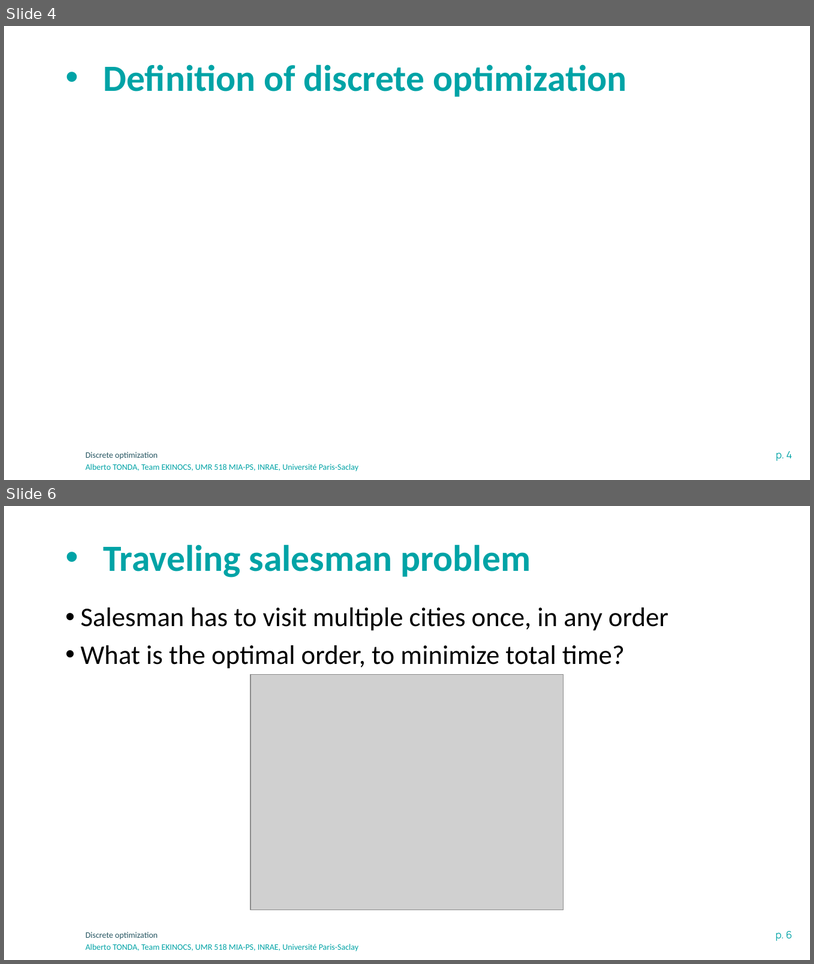
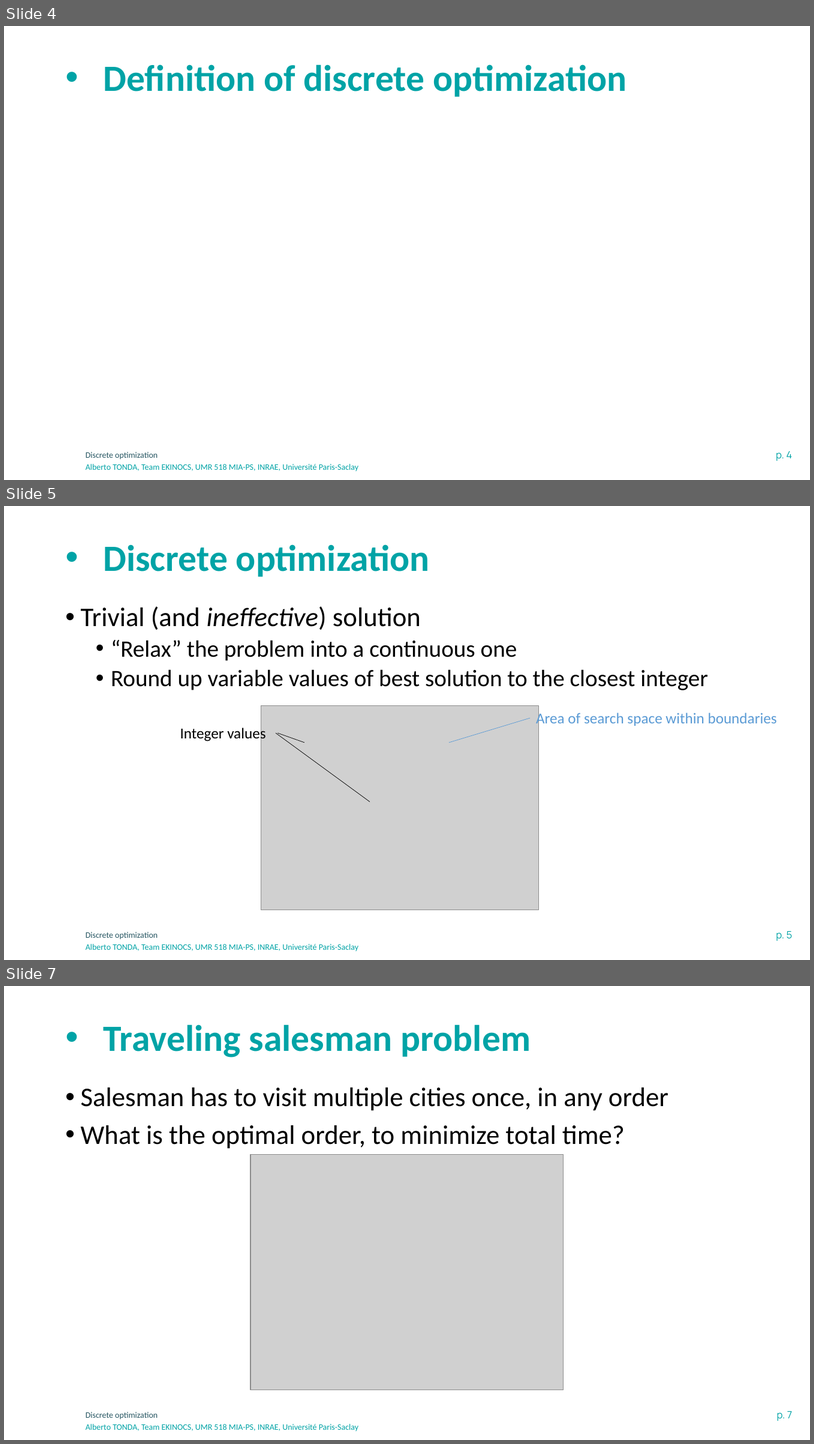
Before and after one commit to albertotonda/teaching, a slide deck: optimization-methods-for-artificial-intelligence/optimization-discrete.pptx. Shown one above the other, each under a label of ours: slides 4 and 6 before the commit, slides 4, 5 and 7 after it; the slides between them are not shown. The pictures are 814x964 and 814x1444 pixels, drawn with LibreOffice and Linux fonts; fonts in the diff are those of the drawing; grey boxes stand for pictures; background and template pictures are left out. Boxes give left, top, right and bottom in pixels: in the first picture for what was removed or moved away, otherwise in the second. Text is boxed around its words. In the diff, an @@ line names an element or a change of style, - is before the commit and + after.

```diff
--- a/optimization-methods-for-artificial-intelligence/optimization-discrete.pptx
+++ b/optimization-methods-for-artificial-intelligence/optimization-discrete.pptx
@@ slide 5 added at [4,506,810,960], background #FFFFFF; not listed: 3 template elements that a slide beside it also shows @@
@@ title added at [103,544,430,577], 44 pt, text #00A3A6, bold @@
+• Discrete optimization
@@ text added at [81,606,708,690], 28 pt, text #000000 @@
+• Trivial (and ineffective) solution
+  • “Relax” the problem into a continuous one
+  • Round up variable values of best solution to the closest integer
@@ picture added at [261,706,539,910] @@
@@ line added from (530, 718) to (449, 742), #5B9BD5 0.5 pt @@
@@ text added at [536,711,777,727], 18 pt, text #5B9BD5 @@
+Area of search space within boundaries
@@ text added at [180,726,266,742], 18 pt, text #000000 @@
+Integer values
@@ line added from (276, 733) to (370, 802), #000000 0.5 pt @@
@@ line added from (278, 733) to (305, 742), #000000 0.5 pt @@
@@ what was slide 6 is now slide 7 @@
@@ page number at [777,1411,792,1420]: text changed @@
-p. 6
+p. 7
```
Also in this commit, not shown: 4 slides changed, 1 slide removed, 4 other files.
